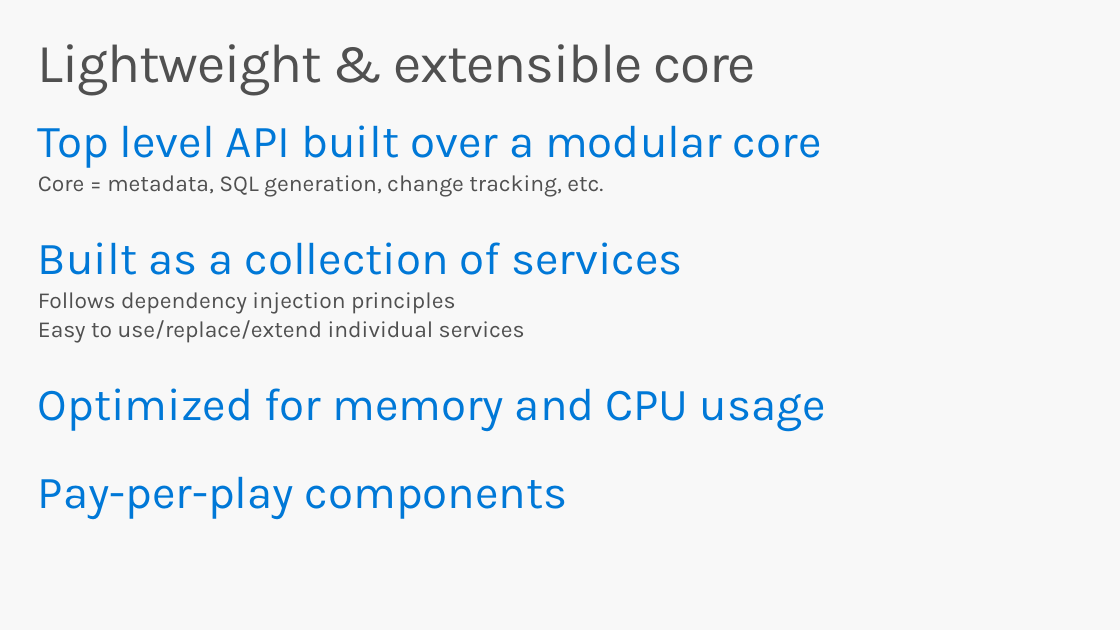
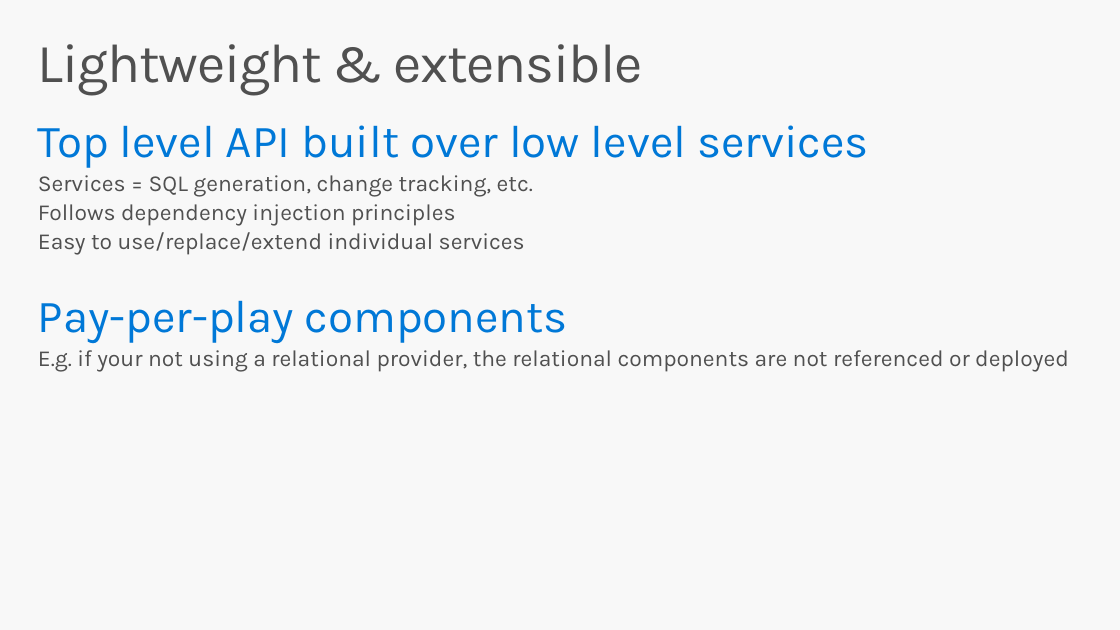
Before and after one commit to rowanmiller/Demo-EFCore, a slide deck: slide 16 of SlideDeck.pptx (slide 13 before the commit). Drawn at 1120x630 pixels with LibreOffice and Linux fonts; fonts in the diff are those of the drawing. Boxes give left, top, right and bottom in pixels: in the first picture for what was removed or moved away, otherwise in the second. Text is boxed around its words. In the diff, an @@ line names an element or a change of style, - is before the commit and + after.

```diff
--- a/SlideDeck.pptx
+++ b/SlideDeck.pptx
@@ title at [38, 44, 643, 96]: text changed @@
-Lightweight & extensible core
+Lightweight & extensible
@@ text at [38, 125, 869, 197]: text changed; size 40 to 20 pt; text colour #0078D7 to #505050 @@
-Top level API built over a modular core
-Core = metadata, SQL generation, change tracking, etc.
-Built as a collection of services
+Top level API built over low level services
+Services = SQL generation, change tracking, etc.
@@ text at [38, 350, 1069, 372]: paragraph added @@
+E.g. if your not using a relational provider, the relational components are not referenced or deployed
@@ text at [38, 388, 826, 431]: paragraph removed @@
-Optimized for memory and CPU usage
```
Also in this commit, not shown: 9 other slides changed, 6 slides added, 1 slide removed, 1 other file.
